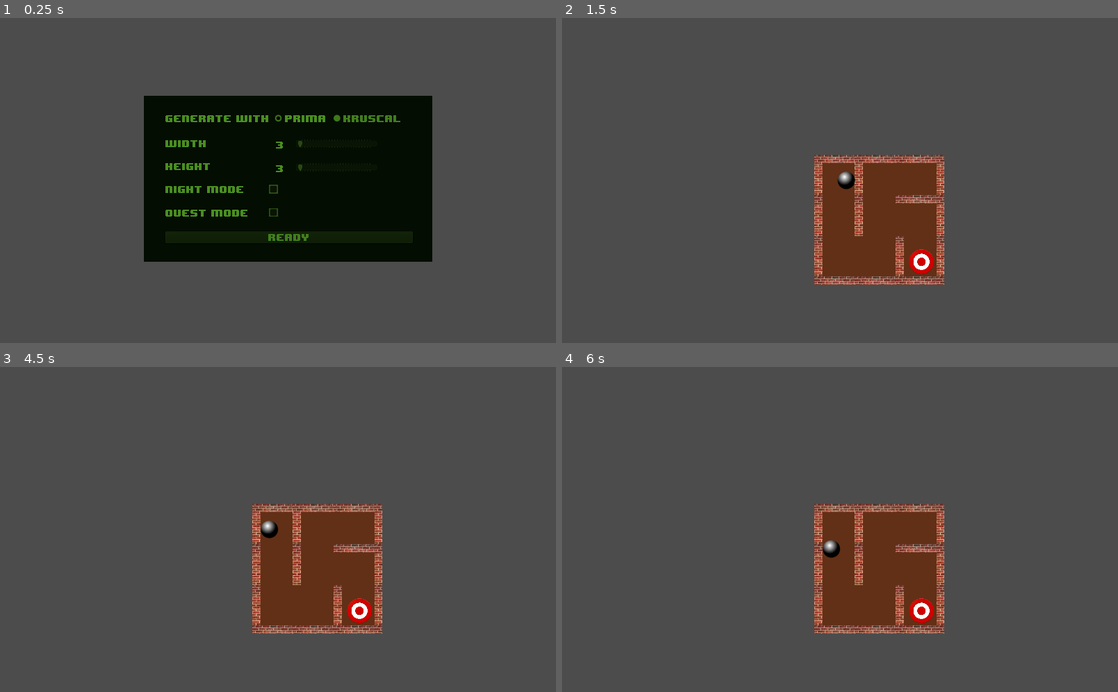
Above: before the commit, frames 1-4 (two rows, left to right).
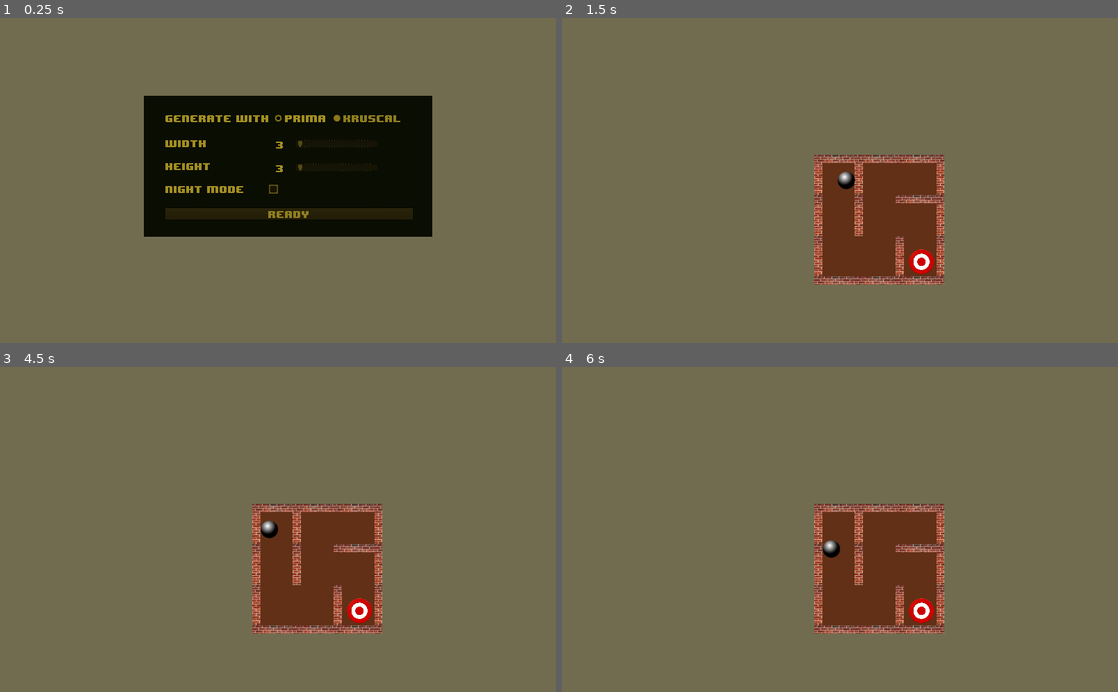
Above: after the commit, the same moments.

Repository: steelsoul/maze
Game: Godot game, scene res://scenes/Main.tscn
The game is run twice, just before and just after one commit, with the same random seed, the same clock (stepped at 60 frames per second) and the same inputs.
Inputs (mouse positions are in pixels of both pictures, inside the frame that each line leads up to):
- Up to frame 1 (0.25 s): no input
- Up to frame 2 (1.5 s): click "Ready" at 0.5 s; tap Enter at 1.25 s; move the mouse to (962, 164) at 1.27 s; hold Right from 1.28 s (still down); click (962, 164) at 1.42 s
- Up to frame 3 (4.5 s): release Right at 2 s; tap Space at 2, 3.5 s; drag from (166, 545) to (361, 610) at 2.02 s; tap Enter at 2.75, 4.25 s; move the mouse to (333, 458) at 2.77 s; hold Right 2.78-3.5 s; drag from (250, 594) to (111, 480) at 3.52 s; move the mouse to (444, 578) at 4.27 s; hold Left from 4.28 s (still down)
- Up to frame 4 (6 s): release Left at 5 s; tap Space at 5 s; drag from (673, 480) to (923, 610) at 5.02 s; move the mouse to (867, 529) at 5.77 s; hold Down from 5.78 s (still down); click (867, 529) at 5.92 s

The runs differ from the first frame. In frame 1, 80% of the frame differs, in the area x 0-100%, y 0-100%; in frame 2, 91%; in frame 3, 91%; in frame 4, 91%.

Commit message:
Version 0.1.0

Diff:
--- a/project.godot
+++ b/project.godot
@@ -79,4 +79,5 @@
 [rendering]
 
 vram_compression/import_etc=true
+environment/default_clear_color=Color( 0.447059, 0.427451, 0.317647, 1 )
 environment/default_environment="res://resource/default_env.tres"
--- a/scenes/Configuration.tscn
+++ b/scenes/Configuration.tscn
@@ -20,13 +20,13 @@
 script = ExtResource( 1 )
 
 [node name="Panel" type="Panel" parent="."]
-modulate = Color( 0.290196, 0.560784, 0.133333, 1 )
-self_modulate = Color( 0.403922, 0.639216, 0.439216, 1 )
+modulate = Color( 0.635294, 0.560784, 0.133333, 1 )
+self_modulate = Color( 0.427451, 0.666667, 0.462745, 1 )
 material = SubResource( 1 )
 margin_left = -39.0
 margin_top = -30.0
 margin_right = 492.0
-margin_bottom = 277.0
+margin_bottom = 231.0
 __meta__ = {
 "_edit_use_anchors_": false
 }
@@ -134,6 +134,7 @@
 custom_styles/normal = SubResource( 5 )
 
 [node name="HBoxContainer5" type="HBoxContainer" parent="Panel/VBoxContainer"]
+visible = false
 margin_top = 180.0
 margin_right = 456.0
 margin_bottom = 196.0
@@ -155,9 +156,9 @@
 custom_styles/normal = SubResource( 5 )
 
 [node name="Button" type="Button" parent="Panel/VBoxContainer"]
-margin_top = 223.0
+margin_top = 180.0
 margin_right = 456.0
-margin_bottom = 245.0
+margin_bottom = 202.0
 custom_fonts/font = ExtResource( 4 )
 text = "Ready"
 __meta__ = {
